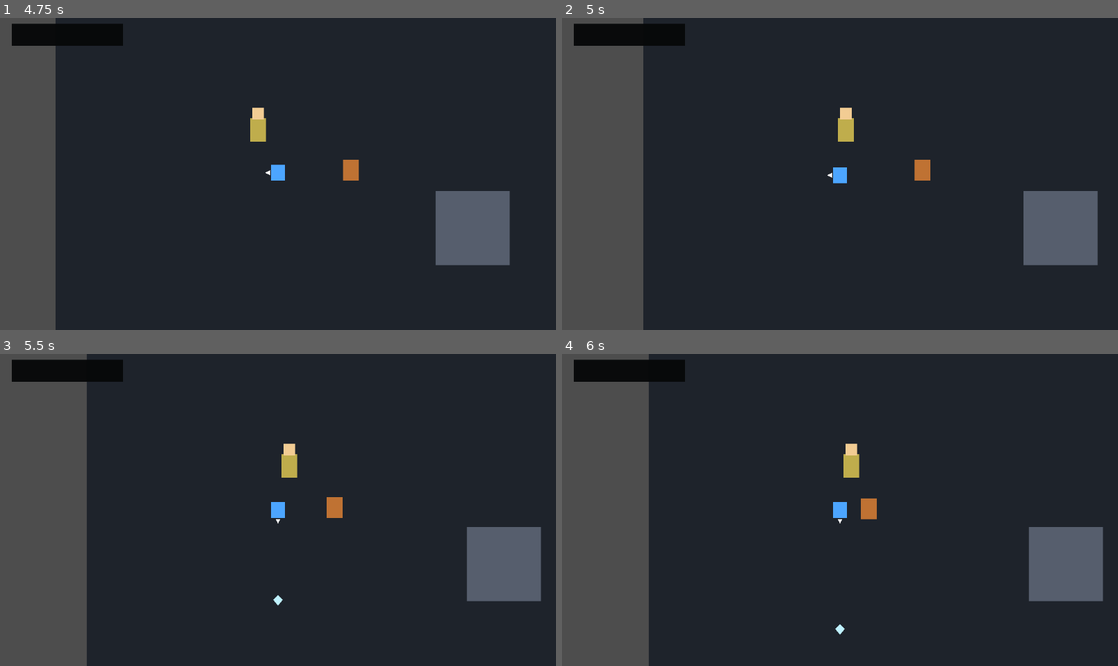
Above: before the commit, frames 1-4 (two rows, left to right).
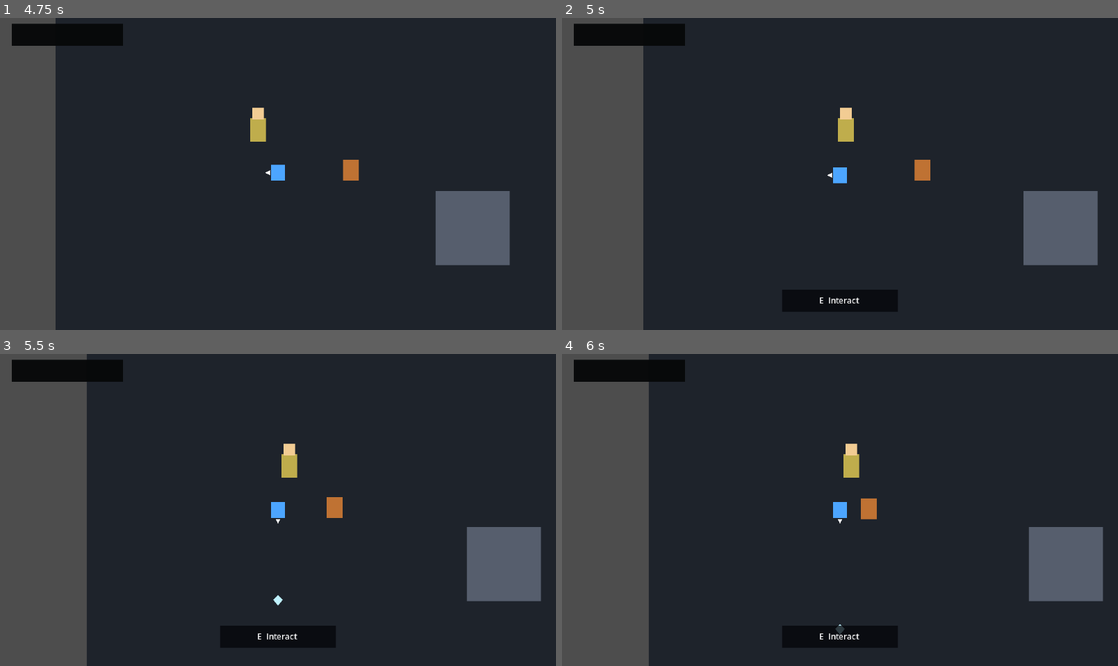
Above: after the commit, the same moments.

Repository: kikajima/dragonballsoullegacy
Game: Godot game, scene res://scenes/bootstrap/bootstrap.tscn
The game is run twice, just before and just after one commit, with the same random seed, the same clock (stepped at 60 frames per second) and the same inputs.
Inputs:
- Up to frame 1 (4.75 s): tap Enter (ui_accept) at 0.5, 0.77, 1.52, 3.02, 3.5, 3.77, 4.52 s; hold D (move_right) 0.53-1.28 s; hold E (interact) 0.53-1.28 s; hold S (move_down) 1.28-2.03 s; tap J (attack) at 1.35 s; tap E (interact) at 1.55, 2.3, 3.05, 3.8, 4.35 s; hold D (move_right) 2.03-2.78 s; hold Shift (block) 2.03-2.78 s; hold W (move_up) 2.78-3.53 s; tap L (charge_ki) at 2.85 s; hold Space (dash) 3.53-4.28 s; hold A (move_left) from 3.53 s (still down)
- Up to frame 2 (5 s): keep holding A (move_left)
- Up to frame 3 (5.5 s): release A (move_left) at 5.03 s; hold S (move_down) from 5.03 s (still down); hold K (ki_blast) from 5.03 s (still down); tap E (interact) at 5.3 s
- Up to frame 4 (6 s): release S (move_down) at 5.78 s; release K (ki_blast) at 5.78 s; hold D (move_right) from 5.78 s (still down); tap I (kick) at 5.85 s

Frame 1 is identical in both runs. In frame 2, 1.4% of the frame differs, in the area x 39-61%, y 87-94%; in frame 3, 1.4%; in frame 4, 1.4%.

Commit message:
feat: integrate combat feedback target bar combo and interaction UI

Diff:
--- a/scenes/bootstrap/bootstrap.tscn
+++ b/scenes/bootstrap/bootstrap.tscn
@@ -13,6 +13,10 @@
 [ext_resource type="PackedScene" path="res://ui/notifications/notification_feed.tscn" id="11_notifications"]
 [ext_resource type="Script" path="res://core/game_session.gd" id="12_session"]
 [ext_resource type="Script" path="res://core/debug/system_diagnostics.gd" id="13_diagnostics"]
+[ext_resource type="Script" path="res://core/combat/combat_feedback_manager.gd" id="14_feedback"]
+[ext_resource type="PackedScene" path="res://ui/combat/combo_counter.tscn" id="15_combo"]
+[ext_resource type="PackedScene" path="res://ui/combat/enemy_target_bar.tscn" id="16_target"]
+[ext_resource type="PackedScene" path="res://ui/interaction/interaction_prompt.tscn" id="17_interaction_prompt"]
 
 [node name="Bootstrap" type="Node2D"]
 
@@ -37,7 +41,10 @@
 [node name="SystemDiagnostics" type="Node" parent="."]
 script = ExtResource("13_diagnostics")
 
-[node name="WorldContainer" type="Node2D" parent="."]
+[node name="CombatFeedbackManager" type="Node" parent="." groups=["combat_feedback"]]
+script = ExtResource("14_feedback")
+
+[node name="WorldContainer" type="Node2D" parent="." groups=["world_container"]]
 
 [node name="DebugRoom" parent="WorldContainer" instance=ExtResource("1_room")]
 
@@ -53,6 +60,12 @@
 
 [node name="NotificationFeed" parent="UIContainer" instance=ExtResource("11_notifications")]
 
+[node name="EnemyTargetBar" parent="UIContainer" instance=ExtResource("16_target")]
+
+[node name="ComboCounter" parent="UIContainer" instance=ExtResource("15_combo")]
+
+[node name="InteractionPrompt" parent="UIContainer" instance=ExtResource("17_interaction_prompt")]
+
 [node name="DialogueBox" parent="UIContainer" instance=ExtResource("8_dialogue")]
 
 [node name="PauseMenu" parent="UIContainer" instance=ExtResource("9_pause")]
Not shown: 1 places in scenes/bootstrap/bootstrap.tscn that only renumber resources
